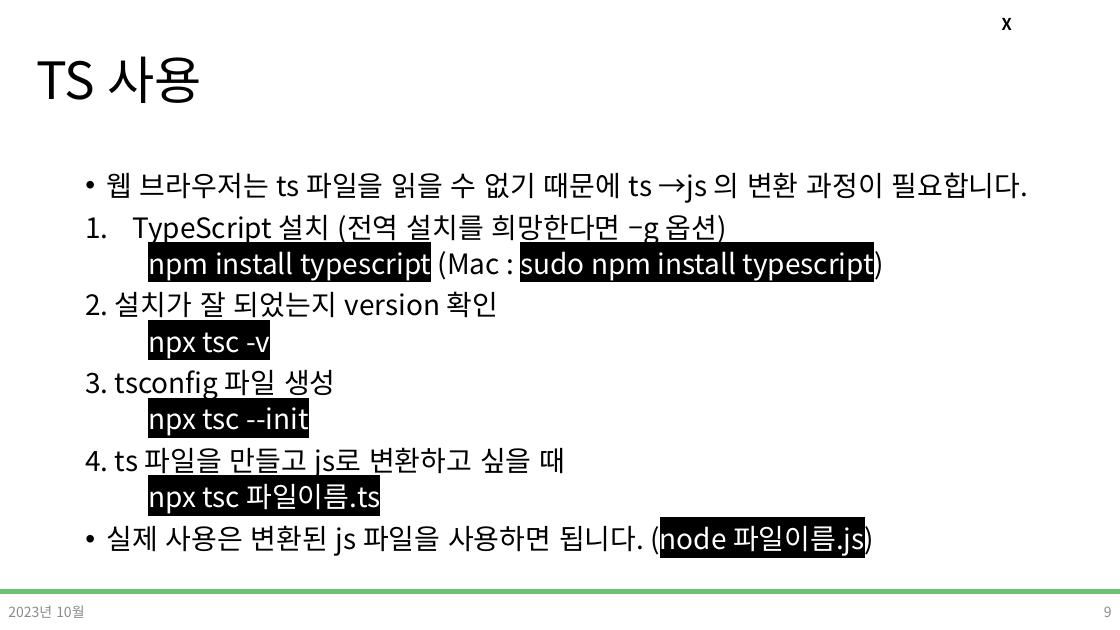
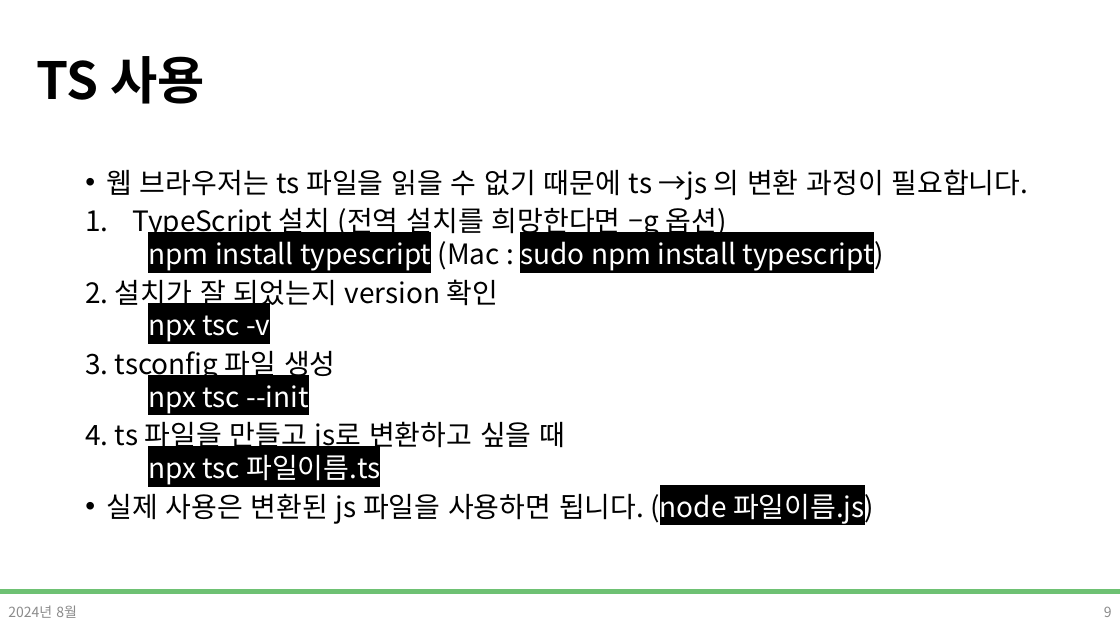
Before and after one commit to DevDamon0527/SeSAC_Yeongdeungpo_Campus_6th, a slide deck: slide 9 of material/[SeSAC_YDP_6] 32_TypeScript.pptx. Drawn at 1120x630 pixels with LibreOffice and Linux fonts; fonts in the diff are those of the drawing; background and template pictures are left out. Boxes give left, top, right and bottom in pixels: in the first picture for what was removed or moved away, otherwise in the second. Text is boxed around its words. In the diff, an @@ line names an element or a change of style, - is before the commit and + after.

```diff
--- a/material/[SeSAC_YDP_6] 32_TypeScript.pptx
+++ b/material/[SeSAC_YDP_6] 32_TypeScript.pptx
@@ title "TS 사용" at (36, 56, 205, 104): bold on @@
@@ text removed at (1002, 18, 1012, 30) @@
-X
@@ text "웹 브라우저는 ts 파일을 읽을 ..." at (85, 169, 1029, 525): line spacing 0.9 to 0.8 @@
@@ text at (8, 605, 77, 618): text changed @@
-2023년 10월
+2024년 8월
```
Also in this commit, not shown: 36 other slides changed.
